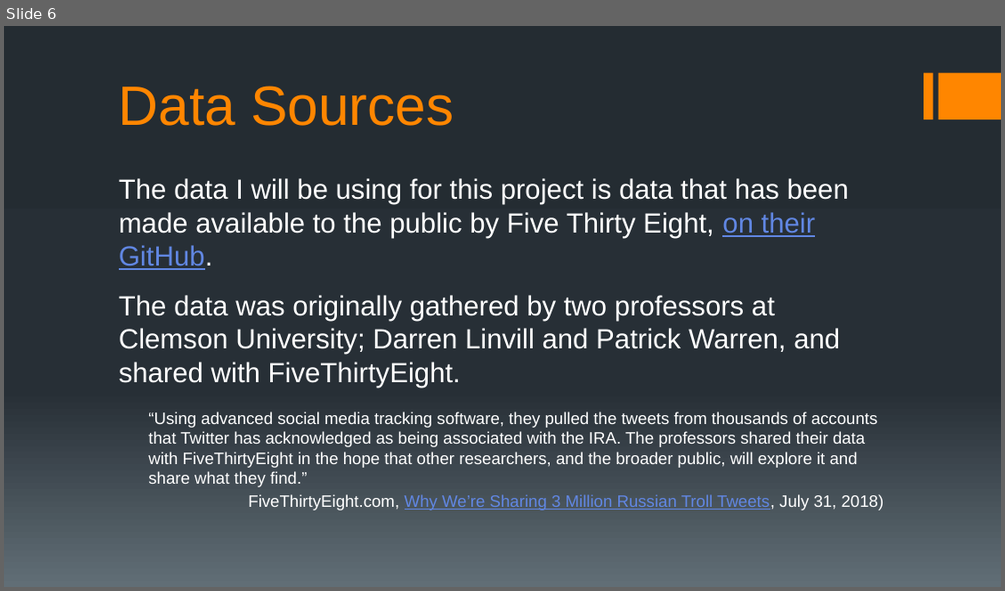
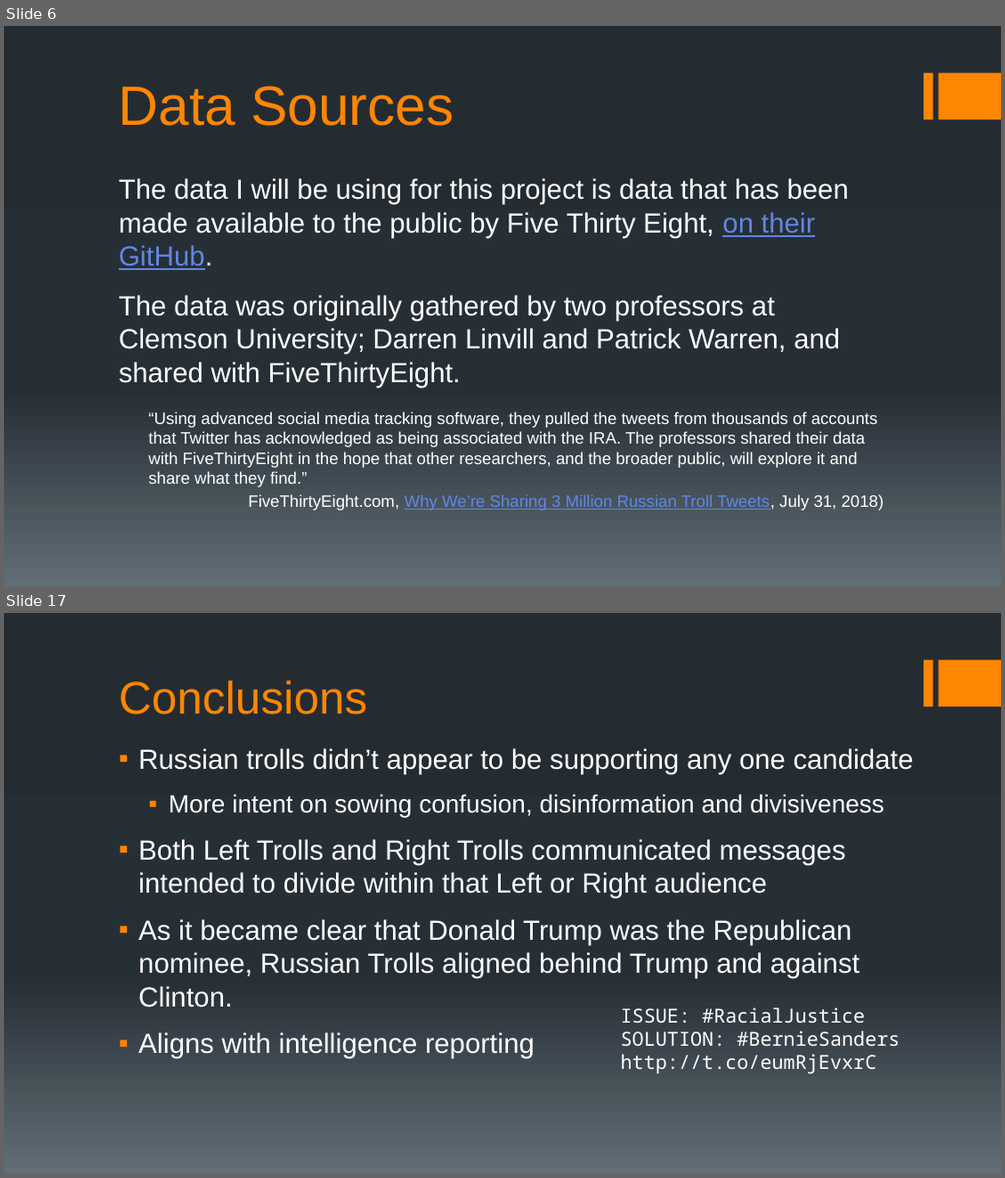
Before and after one commit to chudzikr/Capstone2, a slide deck: reports/Capstone2_Final_Report_Pres.pptx. Shown one above the other, each under a label of ours: slide 6 before the commit, slides 6 and 17 after it; the slides between them are not shown. The pictures are 1005x591 and 1005x1178 pixels, drawn with LibreOffice and Linux fonts; fonts in the diff are those of the drawing. Boxes give left, top, right and bottom in pixels: in the first picture for what was removed or moved away, otherwise in the second. Text is boxed around its words. In the diff, an @@ line names an element or a change of style, - is before the commit and + after.

```diff
--- a/reports/Capstone2_Final_Report_Pres.pptx
+++ b/reports/Capstone2_Final_Report_Pres.pptx
@@ slide 17 added at (4, 613, 1001, 1174), background gradient #242C33 to #273037 to #636D76; not listed: 2 template elements that a slide beside it also shows @@
@@ title added at (119, 680, 368, 714), 33 pt, text #FF8600 @@
+Conclusions
@@ text added at (138, 748, 914, 1059), 20 pt, text #FFFFFF @@
+▪ Russian trolls didn’t appear to be supporting any one candidate
+  ▪ More intent on sowing confusion, disinformation and divisiveness
+▪ Both Left Trolls and Right Trolls communicated messages intended to divide within that Left or Right audience
+▪ As it became clear that Donald Trump was the Republican nominee, Russian Trolls aligned behind Trump and against Clinton.
+▪ Aligns with intelligence reporting
@@ text added at (621, 1007, 899, 1074), 14 pt, text #FFFFFF @@
+ISSUE: #RacialJustice SOLUTION: #BernieSanders http://t.co/eumRjEvxrC
```
Also in this commit, not shown: 2 slides changed, 9 other slides added, 1 slide removed, 1 other file.
